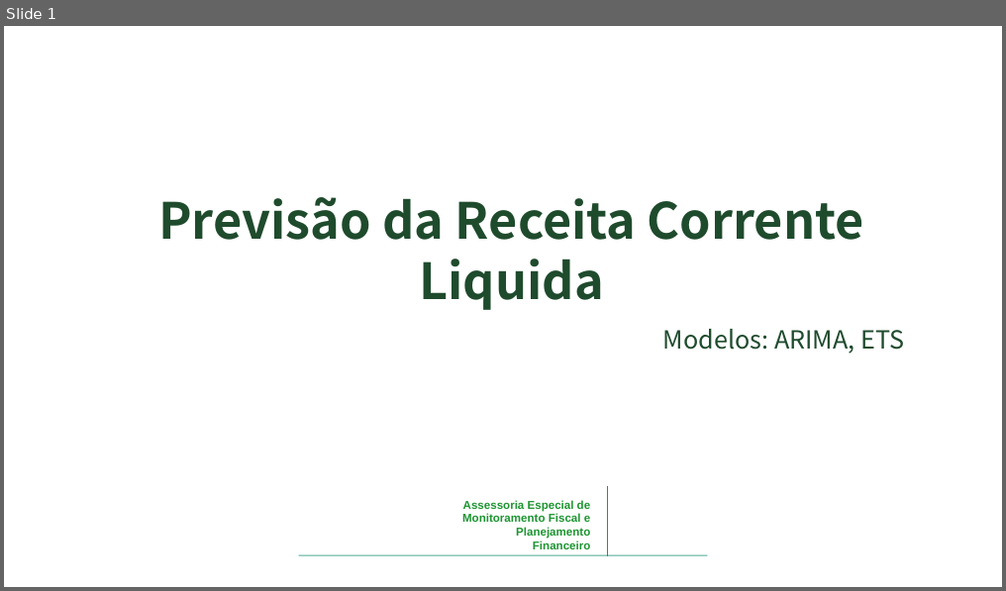
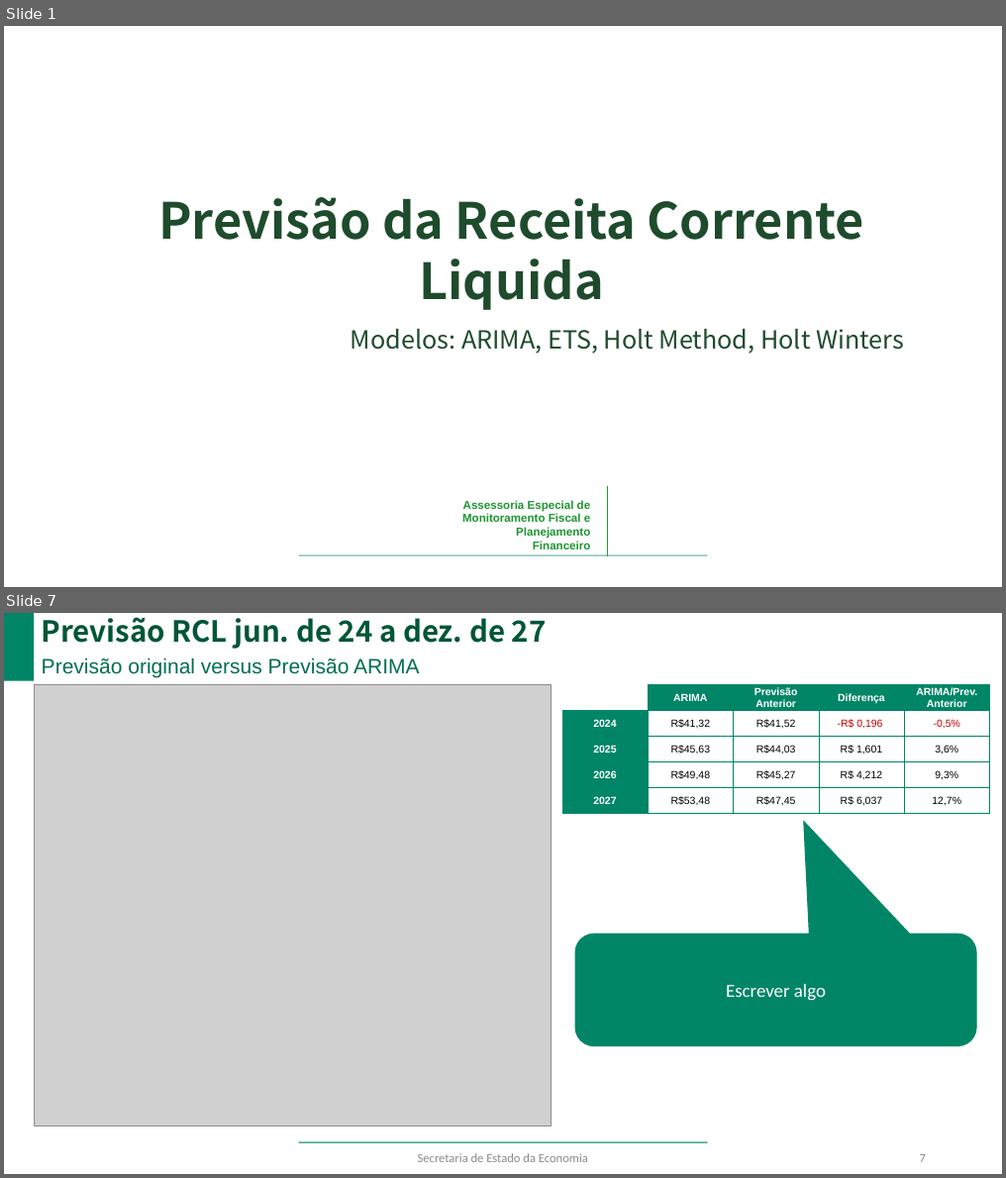
Before and after one commit to raphaellima1/Previs-o-RCL, a slide deck: Estimativa de receitas.pptx. Shown one above the other, each under a label of ours: slide 1 before the commit, slides 1 and 7 after it; the slides between them are not shown. The pictures are 1006x591 and 1006x1178 pixels, drawn with LibreOffice and Linux fonts; fonts in the diff are those of the drawing; grey boxes stand for pictures; background and template pictures are left out. Boxes give left, top, right and bottom in pixels: in the first picture for what was removed or moved away, otherwise in the second. Text is boxed around its words. In the diff, an @@ line names an element or a change of style, - is before the commit and + after.

```diff
--- a/Estimativa de receitas.pptx
+++ b/Estimativa de receitas.pptx
@@ slide 7 added at (x1=4, y1=613, x2=1002, y2=1174), background #FFFFFF; not listed: 2 template elements that a slide beside it also shows @@
@@ rectangle added at (x1=4, y1=613, x2=34, y2=681), fill #008666 @@
@@ title added at (x1=42, y1=617, x2=547, y2=649), 28 pt, text #005637, bold @@
+Previsão RCL jun. de 24 a dez. de 27
@@ text added at (x1=42, y1=658, x2=420, y2=677), 20 pt, text #006E54 @@
+Previsão original versus Previsão ARIMA
@@ picture added at (x1=34, y1=685, x2=550, y2=1126) @@
@@ table added at (x1=562, y1=685, x2=989, y2=814), 5 rows, 5 columns @@
+ | ARIMA | Previsão / Anterior | Diferença | ARIMA/Prev. Anterior
+2024 | R$41,32 | R$41,52 | -R$ 0,196 | -0,5%
+2025 | R$45,63 | R$44,03 | R$ 1,601 | 3,6%
+2026 | R$49,48 | R$45,27 | R$ 4,212 | 9,3%
+2027 | R$53,48 | R$47,45 | R$ 6,037 | 12,7%
@@ rounded speech box added at (x1=575, y1=934, x2=976, y2=1047), fill #008666, outline #008666 1 pt, 18 pt, text #FFFFFF @@
+Escrever algo
@@ text added at (x1=418, y1=1154, x2=588, y2=1162), 12 pt, text #8C8C8C @@
+Secretaria de Estado da Economia
@@ page number added at (x1=920, y1=1155, x2=926, y2=1162), 12 pt, text #8C8C8C @@
+7
@@ slide 1 changed as well @@
@@ subtitle at (x1=350, y1=329, x2=904, y2=354): text changed @@
-Modelos: ARIMA, ETS
+Modelos: ARIMA, ETS, Holt Method, Holt Winters
```
Also in this commit, not shown: 3 other slides changed, 2 other slides added, 10 other files.
